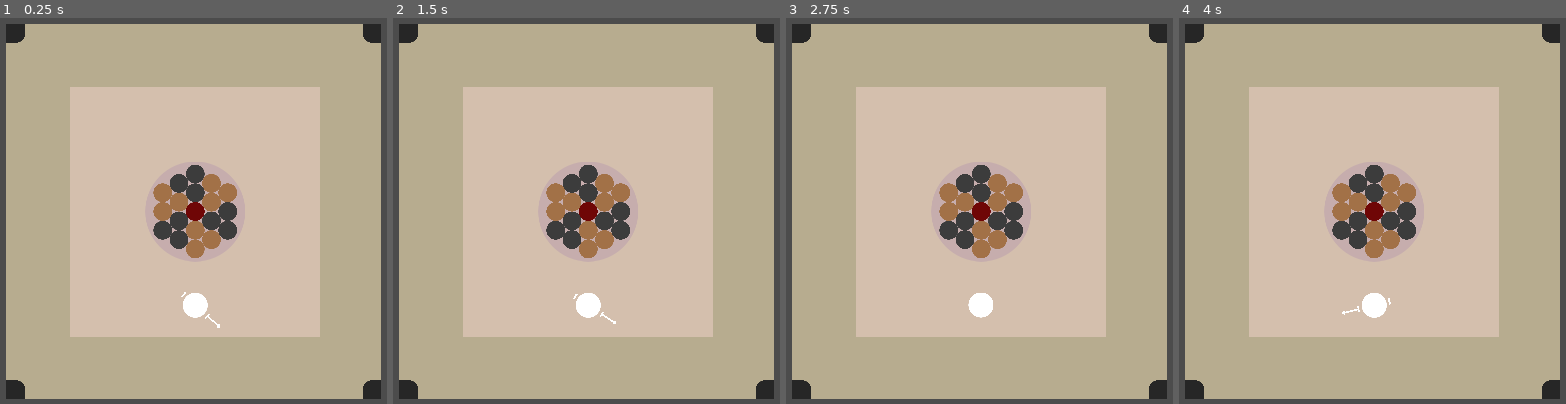
Above: before the commit, frames 1-4 (left to right).
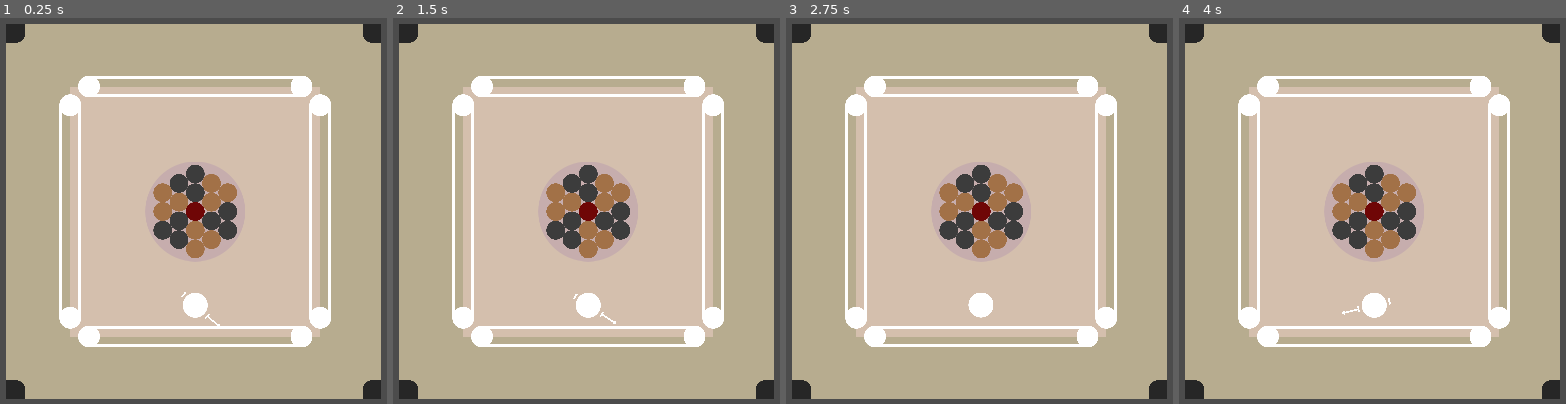
Above: after the commit, the same moments.

Repository: Ajver/Carrom
Game: Godot game, scene res://Scenes/Main/Main.tscn
Same seed, same stepped clock (60 frames per second), same inputs: the game is played once before the commit and once after it.
Inputs (mouse positions are in pixels of both pictures, inside the frame that each line leads up to):
- Up to frame 1 (0.25 s): no input
- Up to frame 2 (1.5 s): tap Enter at 0.5 s; move the mouse to (586, 303) at 0.52 s; click (586, 303) at 0.6 s; tap Space at 1.25 s; move the mouse to (427, 199) at 1.27 s; hold S from 1.28 s (still down); click (427, 199) at 1.35 s
- Up to frame 3 (2.75 s): tap Enter at 2 s; move the mouse to (979, 303) at 2.02 s; release S at 2.03 s; click (979, 303) at 2.1 s
- Up to frame 4 (4 s): tap Space at 2.75 s; move the mouse to (1372, 303) at 2.77 s; click (1372, 303) at 2.85 s; tap Enter at 3.5 s; move the mouse to (outside the picture) at 3.52 s; hold S from 3.53 s (still down); click (outside the picture) at 3.6 s

The runs differ from the first frame. In frame 1, 5.2% of the frame differs, in the area x 15-86%, y 15-86%; in frame 2, 5.2%; in frame 3, 5.2%; in frame 4, 5.2%.

Commit message:
Add SnappingLines

Diff:
--- a/Scenes/Board/Board.tscn
+++ b/Scenes/Board/Board.tscn
@@ -1,25 +1,25 @@
-[gd_scene load_steps=11 format=2]
+[gd_scene load_steps=12 format=2]
 
 [ext_resource path="res://Scenes/Board/Board.gd" type="Script" id=1]
-[ext_resource path="res://OnePixel.png" type="Texture" id=2]
+[ext_resource path="res://Assets/Graphics/OnePixel.png" type="Texture" id=2]
 [ext_resource path="res://Scenes/Board/Corner.tscn" type="PackedScene" id=3]
-[ext_resource path="res://circle.png" type="Texture" id=4]
-[ext_resource path="res://Scenes/Board/PiecesManager.gd" type="Script" id=5]
+[ext_resource path="res://Assets/Graphics/circle.png" type="Texture" id=4]
+[ext_resource path="res://Scenes/Board/SnappingLine.tscn" type="PackedScene" id=5]
+[ext_resource path="res://Scenes/Board/PiecesManager.gd" type="Script" id=6]
 
+[sub_resource type="RectangleShape2D" id=1]
+extents = Vector2( 275, 495 )
+
+[sub_resource type="RectangleShape2D" id=2]
+extents = Vector2( 585, 290 )
+
+[sub_resource type="PhysicsMaterial" id=3]
+bounce = 1.0
 
 [sub_resource type="RectangleShape2D" id=4]
-extents = Vector2( 275, 495 )
+extents = Vector2( 973, 450 )
 
 [sub_resource type="RectangleShape2D" id=5]
-extents = Vector2( 585, 290 )
-
-[sub_resource type="PhysicsMaterial" id=1]
-bounce = 1.0
-
-[sub_resource type="RectangleShape2D" id=2]
-extents = Vector2( 973, 450 )
-
-[sub_resource type="RectangleShape2D" id=3]
 extents = Vector2( 395, 970 )
 
 [node name="Board" type="Node2D"]
@@ -48,6 +48,7 @@
 rotation = 4.71239
 
 [node name="MainDiskAreaSprite" type="Sprite" parent="."]
+editor/display_folded = true
 modulate = Color( 1, 0.858824, 0.858824, 0.396078 )
 scale = Vector2( 400, 400 )
 texture = ExtResource( 2 )
@@ -86,23 +87,39 @@
 visible = false
 collision_layer = 32
 collision_mask = 0
-physics_material_override = SubResource( 1 )
+physics_material_override = SubResource( 3 )
 
 [node name="CollisionShape2D" type="CollisionShape2D" parent="Edges"]
 position = Vector2( 5, -750 )
-shape = SubResource( 2 )
+shape = SubResource( 4 )
 
 [node name="CollisionShape2D2" type="CollisionShape2D" parent="Edges"]
 position = Vector2( 0, 750 )
-shape = SubResource( 2 )
+shape = SubResource( 4 )
 
 [node name="CollisionShape2D3" type="CollisionShape2D" parent="Edges"]
 position = Vector2( 693, 0 )
-shape = SubResource( 3 )
+shape = SubResource( 5 )
 
 [node name="CollisionShape2D4" type="CollisionShape2D" parent="Edges"]
 position = Vector2( -697, 0 )
-shape = SubResource( 3 )
+shape = SubResource( 5 )
+
+[node name="SnappingLine" parent="." instance=ExtResource( 5 )]
+position = Vector2( -200, 0 )
+line_type = 0
+
+[node name="SnappingLine2" parent="." instance=ExtResource( 5 )]
+position = Vector2( 200, 0 )
+line_type = 0
+
+[node name="SnappingLine3" parent="." instance=ExtResource( 5 )]
+position = Vector2( 0, -200 )
+rotation = 1.5708
+
+[node name="SnappingLine4" parent="." instance=ExtResource( 5 )]
+position = Vector2( 0, 200 )
+rotation = 1.5708
 
 [node name="DisksManager" type="Node2D" parent="."]
-script = ExtResource( 5 )
+script = ExtResource( 6 )
--- a/Scenes/Board/Corner.tscn
+++ b/Scenes/Board/Corner.tscn
@@ -1,7 +1,10 @@
 [gd_scene load_steps=4 format=2]
 
-[ext_resource path="res://circle.png" type="Texture" id=1]
-[ext_resource path="res://OnePixel.png" type="Texture" id=2]
+[ext_resource path="res://Assets/Graphics/circle.png" type="Texture" id=1]
+[ext_resource path="res://Assets/Graphics/OnePixel.png" type="Texture" id=2]
+
+
+
 
 [sub_resource type="CircleShape2D" id=1]
 radius = 5.0
--- a/Scenes/Board/PiecesManager.gd
+++ b/Scenes/Board/PiecesManager.gd
@@ -13,6 +13,10 @@
 const MIN_DISK_SPEED : float = 0.05
 
 var in_prepare_mode = true
+var snapping_lines : Array
+
+func _ready():
+	snapping_lines = get_tree().get_nodes_in_group("snapping_lines")
 
 func new_game() -> void:
 	remove_all_children()
@@ -33,6 +37,9 @@
 	var striker = Striker.instance()
 	add_child(striker)
 	striker.position = Vector2(0, PIECE_D * 5)
+
+	for line in snapping_lines:
+		line.set_striker(striker)
 
 func create_6_pieces(R:float, angle:float):
 	var PI_OVER_3 = PI / 3.0
--- /dev/null
+++ b/Scenes/Board/SnappingLine.gd
@@ -0,0 +1,65 @@
+extends Area2D
+
+enum LINE_TYPE {
+	VERTICAL,
+	HORIZONTAL
+}
+
+export(LINE_TYPE) var line_type = LINE_TYPE.HORIZONTAL
+
+var is_mouse_in : bool = false
+var is_snapping : bool = false
+
+var striker = null
+
+const LENGTH = 170
+
+func _input(event):
+	if not striker:
+		return
+
+	if not is_snapping:
+		return
+
+	if not striker.is_holded:
+		return
+
+	if not event is InputEventMouseMotion:
+		return
+
+	striker.global_position = event.position
+
+	match line_type:
+		LINE_TYPE.HORIZONTAL:
+			striker.position.y = position.y
+			striker.position.x = min(LENGTH, striker.position.x)
+			striker.position.x = max(-LENGTH, striker.position.x)
+		LINE_TYPE.VERTICAL:
+			striker.position.x = position.x
+			striker.position.y = min(LENGTH, striker.position.y)
+			striker.position.y = max(-LENGTH, striker.position.y)
+
+func _on_Mouse_entered():
+	is_mouse_in = true
+
+	if not striker:
+		return
+
+	print("MOUSE IN!")
+	if striker.is_holded:
+		is_snapping = true
+		striker.is_snapped_to_line = true
+
+func _on_Mouse_exited():
+	is_mouse_in = false
+
+	if not striker:
+		return
+
+	print("MOUSE OUT!")
+	if striker.is_holded:
+		is_snapping = false
+		striker.is_snapped_to_line = false
+
+func set_striker(st):
+	striker = st
--- /dev/null
+++ b/Scenes/Board/SnappingLine.tscn
@@ -0,0 +1,40 @@
+[gd_scene load_steps=5 format=2]
+
+[ext_resource path="res://Scenes/Board/SnappingLine.gd" type="Script" id=1]
+[ext_resource path="res://Assets/Graphics/OnePixel.png" type="Texture" id=2]
+[ext_resource path="res://Assets/Graphics/circle.png" type="Texture" id=3]
+
+[sub_resource type="CapsuleShape2D" id=1]
+radius = 17.4317
+height = 340.729
+
+[node name="SnappingLine" type="Area2D" groups=[
+"snapping_lines",
+]]
+collision_mask = 4
+script = ExtResource( 1 )
+
+[node name="Sprite" type="Sprite" parent="."]
+position = Vector2( -15, 0 )
+scale = Vector2( 5, 340 )
+texture = ExtResource( 2 )
+
+[node name="Sprite2" type="Sprite" parent="."]
+position = Vector2( 15, 0 )
+scale = Vector2( 5, 340 )
+texture = ExtResource( 2 )
+
+[node name="Sprite3" type="Sprite" parent="."]
+position = Vector2( 0, -170 )
+scale = Vector2( 0.175, 0.175 )
+texture = ExtResource( 3 )
+
+[node name="Sprite4" type="Sprite" parent="."]
+position = Vector2( 0, 170 )
+scale = Vector2( 0.175, 0.175 )
+texture = ExtResource( 3 )
+
+[node name="CollisionShape2D" type="CollisionShape2D" parent="."]
+shape = SubResource( 1 )
+[connection signal="mouse_entered" from="." to="." method="_on_Mouse_entered"]
+[connection signal="mouse_exited" from="." to="." method="_on_Mouse_exited"]
--- a/Scenes/Pieces/Piece.tscn
+++ b/Scenes/Pieces/Piece.tscn
@@ -2,7 +2,9 @@
 
 [ext_resource path="res://Scenes/Pieces/PiecePhysicsMaterial.tres" type="PhysicsMaterial" id=1]
 [ext_resource path="res://Scenes/Pieces/Piece.gd" type="Script" id=2]
-[ext_resource path="res://circle.png" type="Texture" id=3]
+[ext_resource path="res://Assets/Graphics/circle.png" type="Texture" id=3]
+
+
 
 
 
--- a/Scenes/Pieces/Striker.gd
+++ b/Scenes/Pieces/Striker.gd
@@ -1,8 +1,8 @@
 extends RigidBody2D
 
-var is_holded = false
-var is_mouse_in = false
-var on_right_area : bool = true
+var is_holded : bool = false
+var is_mouse_in : bool = false
+var is_snapped_to_line : bool = false setget set_snapped_to_line
 
 onready var area = $Area2D
 onready var pointer = $Pointer
@@ -20,6 +20,8 @@
 
 	if is_holded:
 		if event is InputEventMouseMotion:
+			if is_snapped_to_line:
+				return
 			global_position = event.position
 			fit_into_board()
 		elif Input.is_action_just_released("grab") or (event is InputEventScreenTouch and not event.is_pressed()):
@@ -39,11 +41,11 @@
 func _physics_process(delta) -> void:
 	var areas = area.get_overlapping_areas()
 	if areas.size() == 0:
-		on_right_area = true
+		#is_snapped_to_line = true
 		modulate = COLORS["valid_area"]
 	else:
 		pointer.hide()
-		on_right_area = false
+		#is_snapped_to_line = false
 
 func _on_Mouse_entered() -> void:
 	is_mouse_in = true
@@ -63,26 +65,26 @@
 
 	Input.set_default_cursor_shape(Input.CURSOR_ARROW)
 
-	if on_right_area:
+	if is_snapped_to_line:
 		pointer.show()
 
 func _on_wrong_area_entered(area) -> void:
 	if mode == MODE_RIGID:
 		return
 
-	modulate = COLORS["wrong_area"]
+	#modulate = COLORS["wrong_area"]
 
 func _on_wrong_area_exited(area) -> void:
 	if mode == MODE_RIGID:
 		return
 
-	if not on_right_area:
+	if not is_snapped_to_line:
 		return
 
-	modulate = COLORS["valid_area"]
+	#modulate = COLORS["valid_area"]
 
 func is_on_right_area() -> bool:
-	return on_right_area
+	return is_snapped_to_line
 
 func make_rigid() -> void:
 	mode = MODE_RIGID
@@ -91,9 +93,16 @@
 func enter_prepare_mode() -> void:
 	mode = MODE_KINEMATIC
 
-	if on_right_area:
+	if is_snapped_to_line:
 		if is_mouse_in:
 			return
 		pointer.show()
+	#else:
+	#	modulate = COLORS["wrong_area"]
+
+func set_snapped_to_line(value:bool):
+	is_snapped_to_line = value
+	if is_snapped_to_line:
+		modulate = COLORS["valid_area"]
 	else:
 		modulate = COLORS["wrong_area"]
--- a/Scenes/Pieces/Striker.tscn
+++ b/Scenes/Pieces/Striker.tscn
@@ -2,9 +2,12 @@
 
 [ext_resource path="res://Scenes/Pieces/PiecePhysicsMaterial.tres" type="PhysicsMaterial" id=1]
 [ext_resource path="res://Scenes/Pieces/Striker.gd" type="Script" id=2]
-[ext_resource path="res://circle.png" type="Texture" id=3]
+[ext_resource path="res://Assets/Graphics/circle.png" type="Texture" id=3]
 [ext_resource path="res://Scenes/Pieces/Pointer.gd" type="Script" id=4]
-[ext_resource path="res://OnePixel.png" type="Texture" id=5]
+[ext_resource path="res://Assets/Graphics/OnePixel.png" type="Texture" id=5]
+
+
+
 
 
 
--- a/project.godot
+++ b/project.godot
@@ -49,10 +49,10 @@
 
 [layer_names]
 
-2d_physics/layer_2="disk"
-2d_physics/layer_3="main_disk"
+2d_physics/layer_2="piece"
+2d_physics/layer_3="striker"
 2d_physics/layer_4="corner"
-2d_physics/layer_5="main_disk_area"
+2d_physics/layer_5="striker_area"
 2d_physics/layer_6="board_edge"
 
 [physics]
Renamed: OnePixel.png -> Assets/Graphics/OnePixel.png
Not shown, changed: Assets/Graphics/OnePixel.png.import
Renamed: circle.png -> Assets/Graphics/circle.png
Not shown, changed: Assets/Graphics/circle.png.import
Not shown: 1 places in Scenes/Board/Board.tscn that only renumber resources
